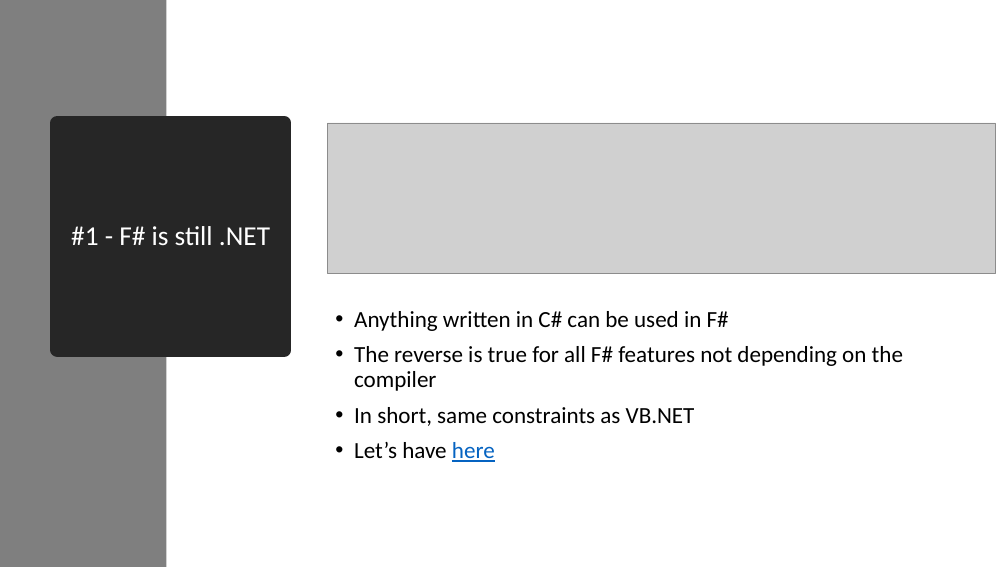
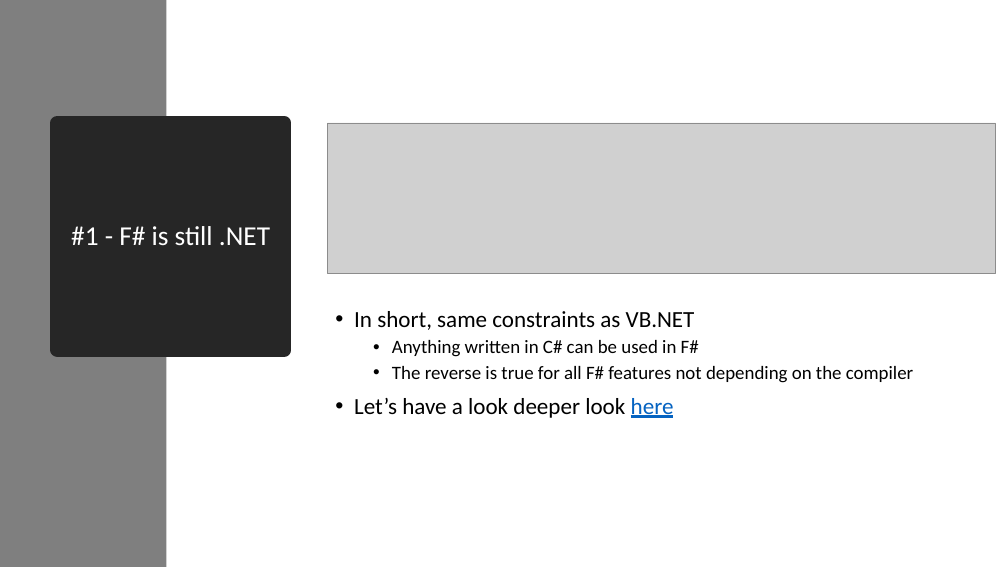
Before and after one commit to essic/prez-why-fsharp, a slide deck: slide 12 of WhyFSharp.pptx. Drawn at 1008x567 pixels with LibreOffice and Linux fonts; fonts in the diff are those of the drawing; grey boxes stand for pictures. Boxes give left, top, right and bottom in pixels: in the first picture for what was removed or moved away, otherwise in the second. Text is boxed around its words. In the diff, an @@ line names an element or a change of style, - is before the commit and + after.

```diff
--- a/WhyFSharp.pptx
+++ b/WhyFSharp.pptx
@@ text at (354, 311, 695, 330): paragraph added @@
+• In short, same constraints as VB.NET
@@ text at (392, 340, 913, 383): size 22 to 18 pt in "Anything written in C# can be used ...", "The reverse is true for all F# ..."; list level 1 to 2 in "Anything written in C# can ..."; list level 1 to 2 in "The reverse is true for ..." @@
@@ text at (354, 398, 674, 418): text changed @@
-• In short, same constraints as VB.NET
-• Let’s have here
+• Let’s have a look deeper look here
```
Also in this commit, not shown: 14 other slides changed, 1 slide added.
